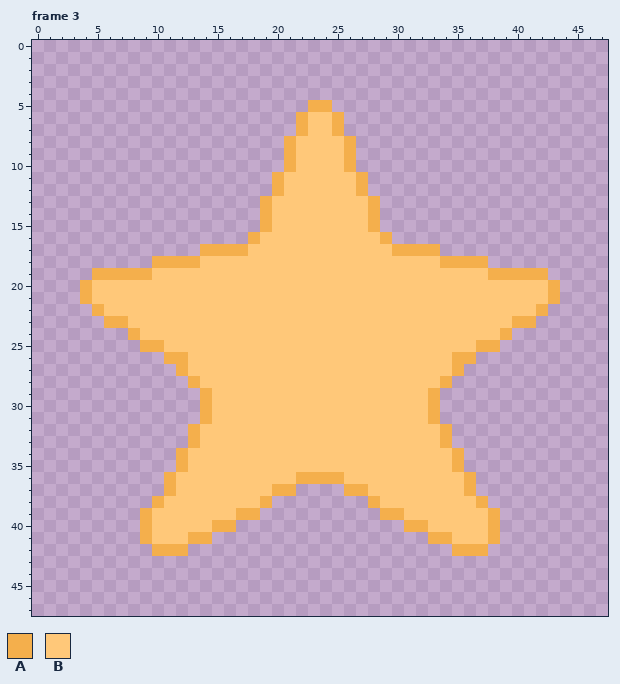
Two states of a pixel-art file, pets/kirbochomp/ref/food.aseprite. The first picture shows the starting point.
48x48 pixels, 4 frames. Shown: frame 3.
Visible layers, top first: "Layer 5", "Layer 3", "Layer 4", "Layer 1", "Layer 2".
Palette (. is transparent): A #f4af4c  B #ffc879
Pixels before, frame 3, first column x 4:
 5 ...................AA...................
 6 ..................ABBA..................
 7 ..................ABBA..................
 8 .................ABBBBA.................
 9 .................ABBBBA.................
10 .................ABBBBA.................
11 ................ABBBBBBA................
12 ................ABBBBBBA................
13 ...............ABBBBBBBBA...............
14 ...............ABBBBBBBBA...............
15 ...............ABBBBBBBBA...............
16 ..............ABBBBBBBBBBA..............
17 ..........AAAABBBBBBBBBBBBAAAA..........
18 ......AAAABBBBBBBBBBBBBBBBBBBBAAAA......
19 .AAAAABBBBBBBBBBBBBBBBBBBBBBBBBBBBAAAAA.
20 ABBBBBBBBBBBBBBBBBBBBBBBBBBBBBBBBBBBBBBA
21 ABBBBBBBBBBBBBBBBBBBBBBBBBBBBBBBBBBBBBBA
22 .ABBBBBBBBBBBBBBBBBBBBBBBBBBBBBBBBBBBBA.
23 ..AABBBBBBBBBBBBBBBBBBBBBBBBBBBBBBBBAA..
24 ....ABBBBBBBBBBBBBBBBBBBBBBBBBBBBBBA....
25 .....AABBBBBBBBBBBBBBBBBBBBBBBBBBAA.....
26 .......AABBBBBBBBBBBBBBBBBBBBBBAA.......
27 ........ABBBBBBBBBBBBBBBBBBBBBBA........
28 .........ABBBBBBBBBBBBBBBBBBBBA.........
29 ..........ABBBBBBBBBBBBBBBBBBA..........
30 ..........ABBBBBBBBBBBBBBBBBBA..........
31 ..........ABBBBBBBBBBBBBBBBBBA..........
32 .........ABBBBBBBBBBBBBBBBBBBBA.........
33 .........ABBBBBBBBBBBBBBBBBBBBA.........
34 ........ABBBBBBBBBBBBBBBBBBBBBBA........
35 ........ABBBBBBBBBBBBBBBBBBBBBBA........
36 .......ABBBBBBBBBBAAAABBBBBBBBBBA.......
37 .......ABBBBBBBBAA....AABBBBBBBBA.......
38 ......ABBBBBBBBA........ABBBBBBBBA......
39 .....ABBBBBBBAA..........AABBBBBBBA.....
40 .....ABBBBBAA..............AABBBBBA.....
41 .....ABBBAA..................AABBBA.....
42 ......AAA......................AAA......
The result:
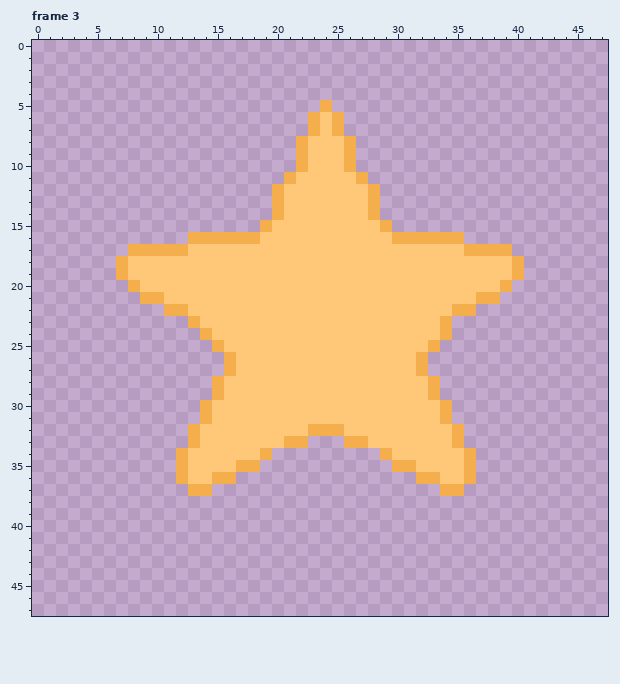
The commit says: added saikyo sans font, updated food sprites
The edit:
Changed rows in their new state; - is an unchanged pixel.
Frame 3, layer "Layer 1":
first column x 4:
 5 -------------------.--------------------
 6 ------------------.A--------------------
 7 ------------------.A--------------------
 8 -----------------.A---------------------
 9 -----------------.A---------------------
10 -----------------.A---------------------
11 ----------------.A----------------------
12 -----------------------BA---------------
13 ---------------.A-----------------------
14 ---------------.A-----------------------
15 ------------------------BA--------------
16 ---------AAAAA-----------BAAAAAA--------
17 ----AAAAABBBBB------------BBBBBBAAAA----
18 ---ABBBBBB--------------------BBBBBBA---
19 -..-BB----------------------------BB-..-
20 ....A------------------------------A....
21 .....AA--------------------------AA.....
22 -......AA----------------------AA......-
23 --.......A--------------------A.......--
24 ----......A-------------------A.....----
25 -----......A-----------------A.....-----
26 -------.....A---------------A....-------
27 --------....A---------------A...--------
28 ---------..A-----------------A.---------
29 ----------.A----------------------------
30 -----------------------------BA---------
31 -----------------------------BA---------
32 -------------------AAA--------BA--------
33 -----------------AA...AA------BA--------
34 ---------------A.........A-----BA-------
35 -------------AA...........AA---BA-------
36 -------.A--AA...............AA----------
37 -------..AA.......----........AA.-------
38 ------..........--------..........------
39 -----..........----------..........-----
40 -----........--------------........-----
41 -----......------------------......-----
42 ------...----------------------...------
